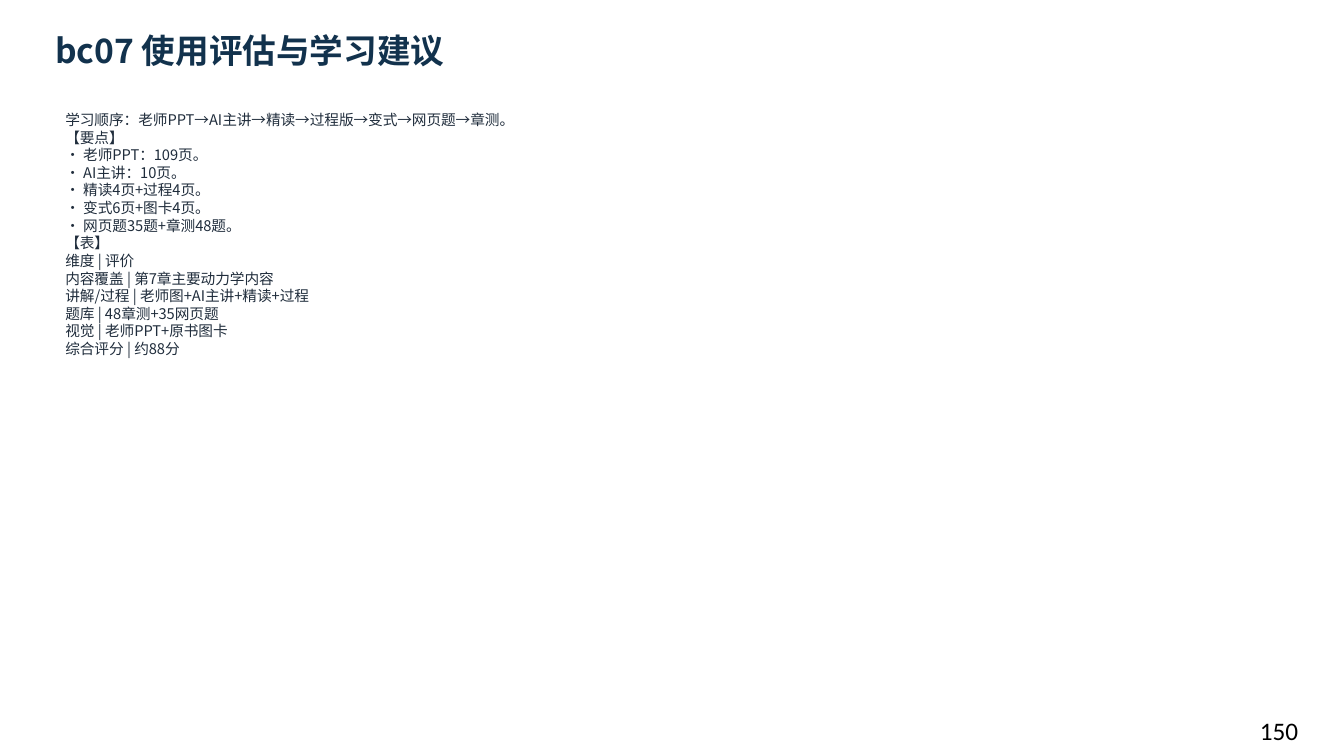
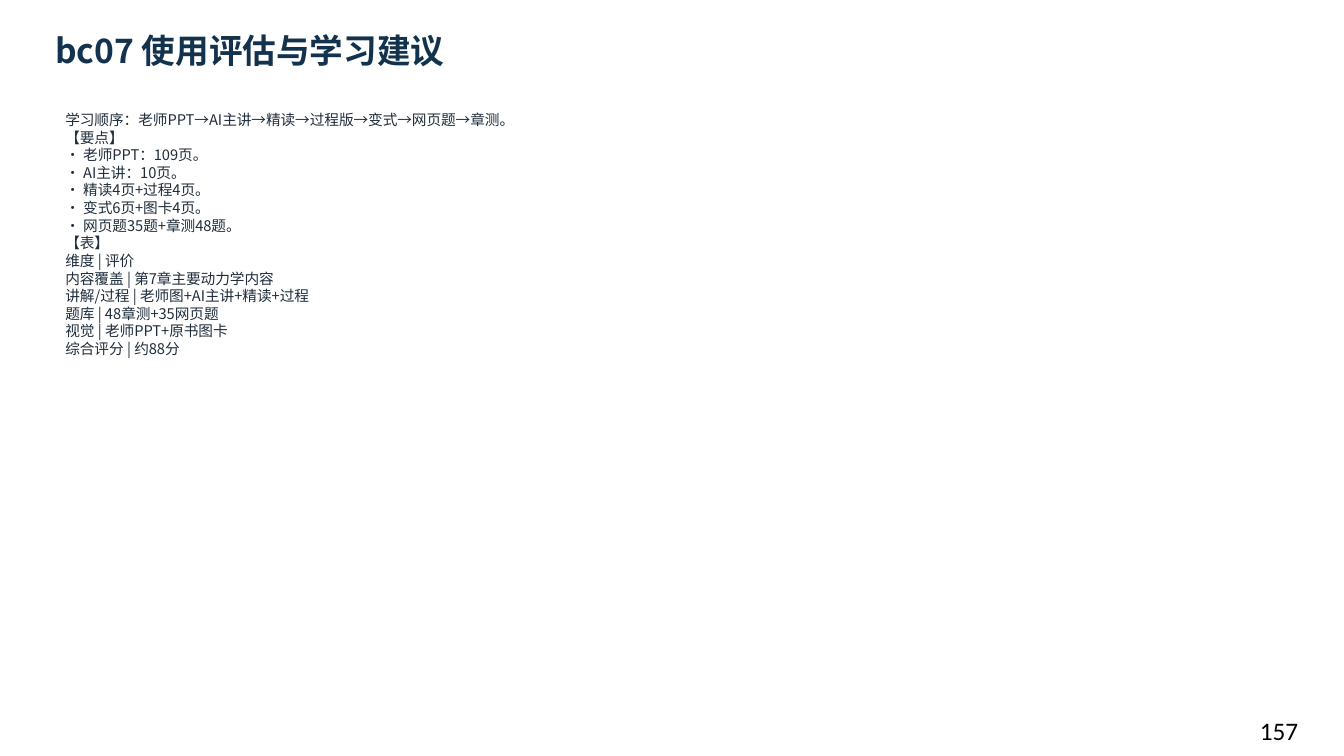
Before and after one commit to newkan-li/Biochemistry, a slide deck: slide 157 of downloads/bc07-ai-style.pptx (slide 150 before the commit). Drawn at 1344x756 pixels with LibreOffice and Linux fonts; fonts in the diff are those of the drawing. Boxes give left, top, right and bottom in pixels: in the first picture for what was removed or moved away, otherwise in the second. Text is boxed around its words. In the diff, an @@ line names an element or a change of style, - is before the commit and + after.

```diff
--- a/downloads/bc07-ai-style.pptx
+++ b/downloads/bc07-ai-style.pptx
@@ text at (1260,723,1298,740): text changed @@
-150
+157
```
Also in this commit, not shown: 7 slides added, 9 other files.
